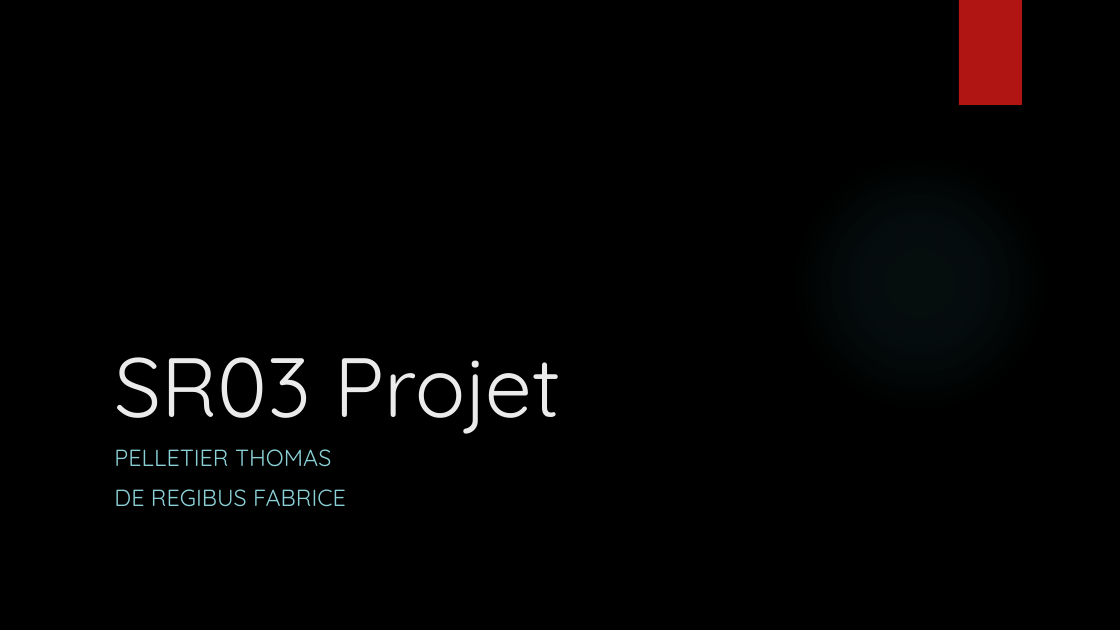
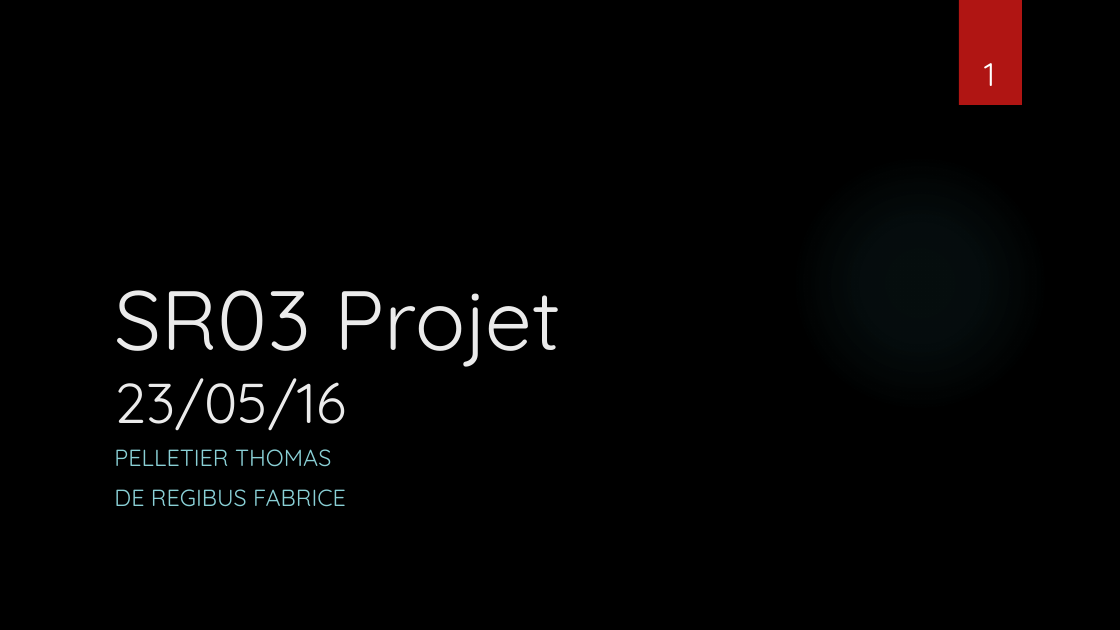
Before and after one commit to ChaKiG/SR03, a slide deck: slide 1 of Projet_stagiaire/ressources/SR03 Projet.pptx. Drawn at 1120x630 pixels with LibreOffice and Linux fonts; fonts in the diff are those of the drawing; background and template pictures are left out. Boxes give left, top, right and bottom in pixels: in the first picture for what was removed or moved away, otherwise in the second. Text is boxed around its words. In the diff, an @@ line names an element or a change of style, - is before the commit and + after.

```diff
--- a/Projet_stagiaire/ressources/SR03 Projet.pptx
+++ b/Projet_stagiaire/ressources/SR03 Projet.pptx
@@ page number added at bbox=[984, 63, 995, 86], 28 pt, text #FFFFFF @@
+1
@@ title at bbox=[114, 290, 561, 431]: text changed @@
-SR03 Projet
+SR03 Projet
+23/05/16
```
Also in this commit, not shown: 3 other slides changed, 2 slides added.
